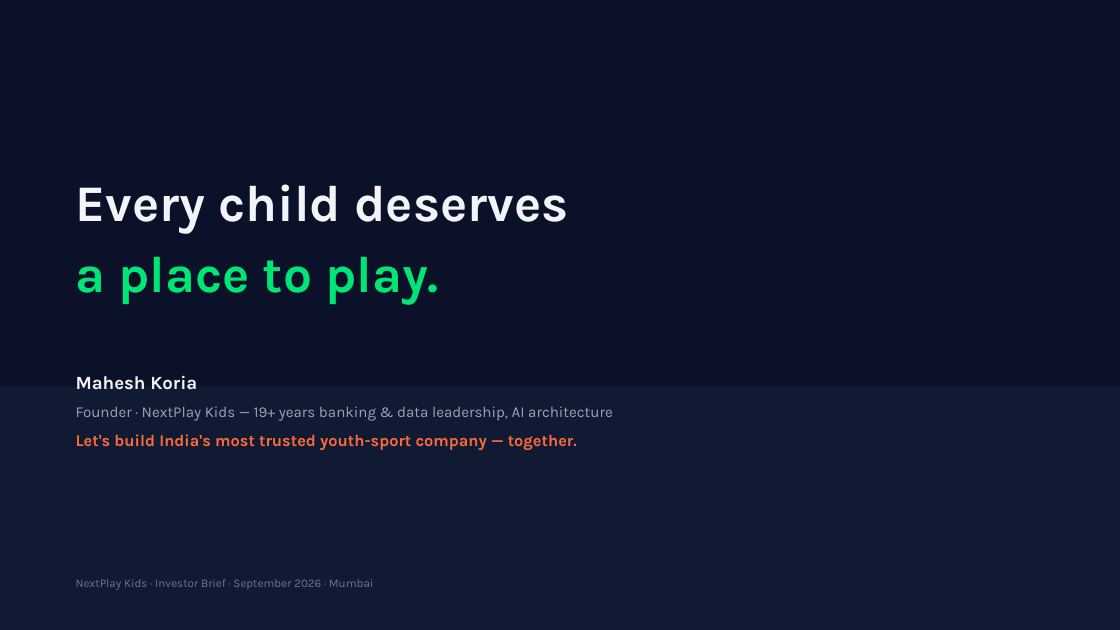
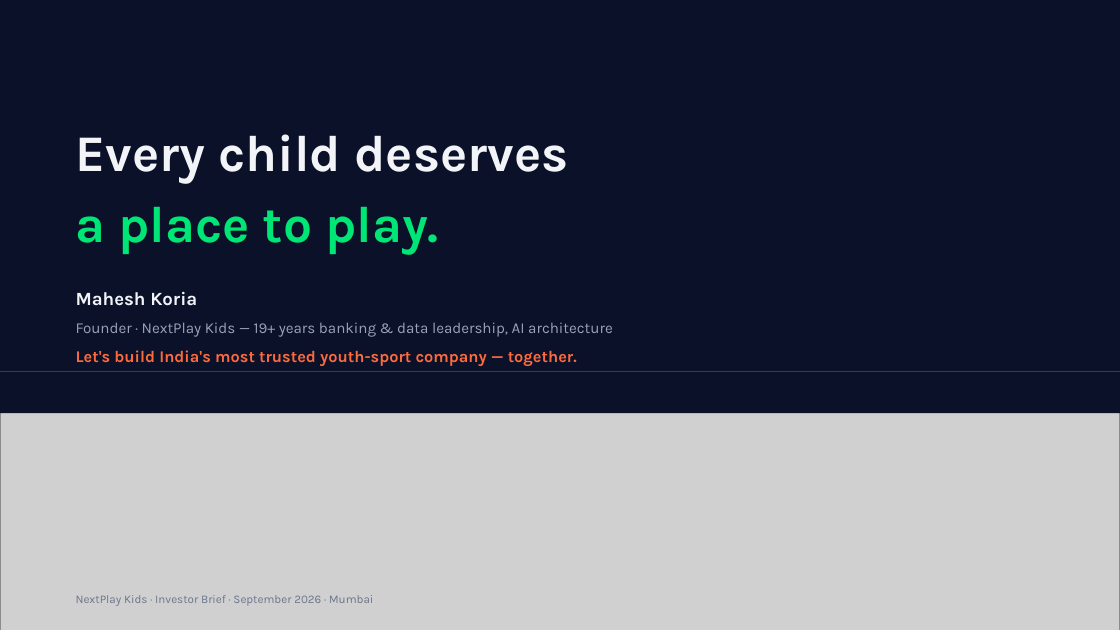
Before and after one commit to maheshkoriacourse/nextplay-kids, a slide deck: slide 11 of NextPlay-Kids-Investor-Pitch.pptx. Drawn at 1120x630 pixels with LibreOffice and Linux fonts; fonts in the diff are those of the drawing; grey boxes stand for pictures. Boxes give left, top, right and bottom in pixels: in the first picture for what was removed or moved away, otherwise in the second. Text is boxed around its words. In the diff, an @@ line names an element or a change of style, - is before the commit and + after.

Commit message:
deck: kids-action photos on title slide (full-bleed right panel) and closing slide (dojo band) — sweat & energy added

```diff
--- a/NextPlay-Kids-Investor-Pitch.pptx
+++ b/NextPlay-Kids-Investor-Pitch.pptx
@@ text "Every child deserves": place and size @@
-text "Every child deserves" at (76, 184, 568, 305)
+text "Every child deserves" at (76, 134, 568, 254)
@@ text "Mahesh Koria": place and size @@
-text "Mahesh Koria" at (76, 376, 613, 450)
+text "Mahesh Koria" at (76, 292, 613, 366)
@@ rectangle removed at (0, 386, 1120, 630) @@
@@ picture added at (0, 371, 1120, 630) @@
@@ rectangle added at (0, 371, 1120, 413), fill #0A1128 @@
@@ text "NextPlay Kids · Investor Brief ...": place and size @@
-text "NextPlay Kids · Investor Brief ..." at (76, 579, 374, 590)
+text "NextPlay Kids · Investor Brief ..." at (76, 595, 374, 606)
```
Also in this commit, not shown: 1 other slide changed, 3 other files.
